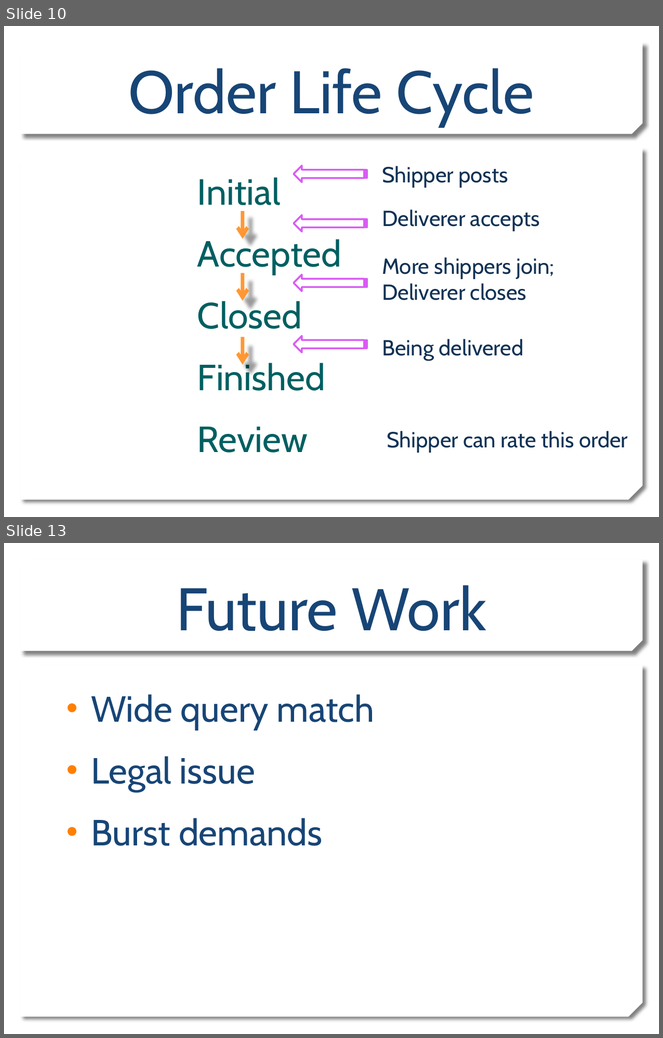
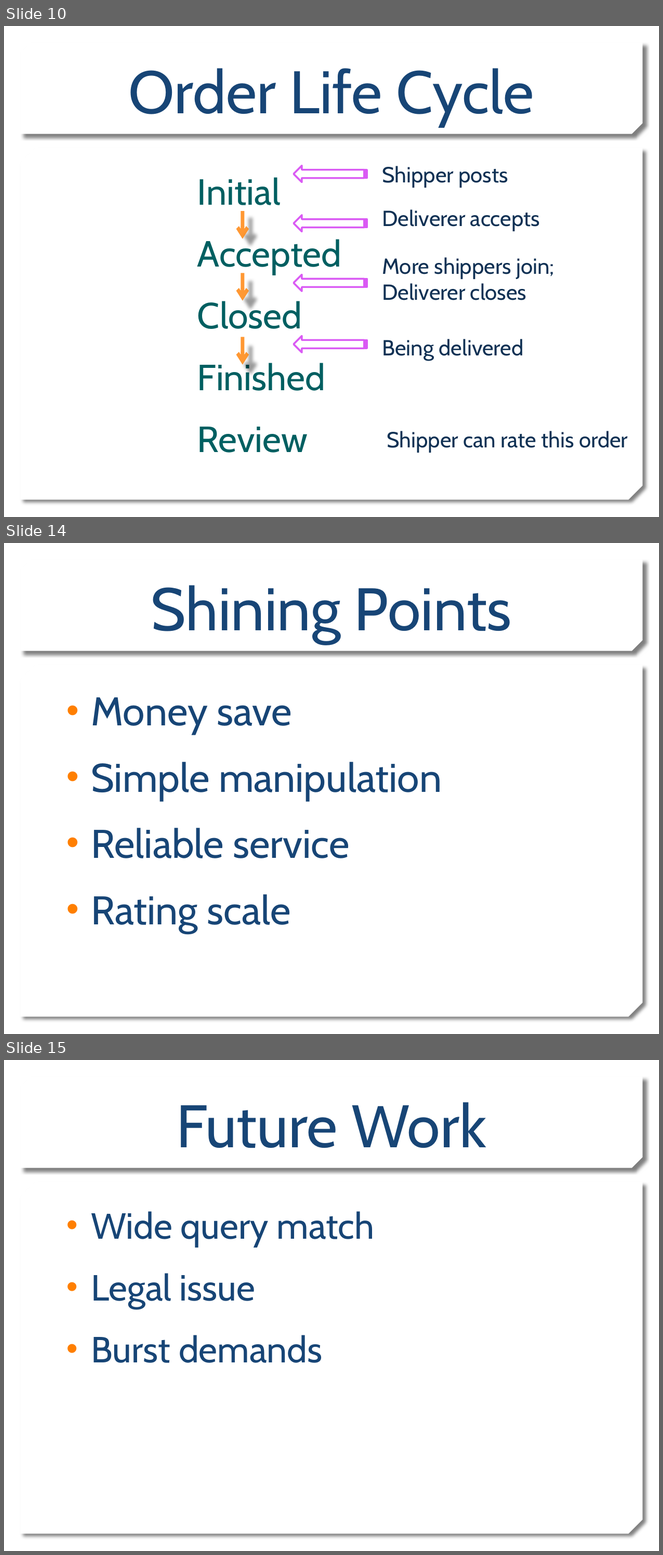
Before and after one commit to Lan-Yang/WeDeliver, a slide deck: demo/presentation.pptx. Shown one above the other, each under a label of ours: slides 10 and 13 before the commit, slides 10, 14 and 15 after it; the slides between them are not shown. The pictures are 663x1038 and 663x1555 pixels, drawn with LibreOffice and Linux fonts; fonts in the diff are those of the drawing; background and template pictures are left out. Boxes give left, top, right and bottom in pixels: in the first picture for what was removed or moved away, otherwise in the second. Text is boxed around its words. In the diff, an @@ line names an element or a change of style, - is before the commit and + after.

```diff
--- a/demo/presentation.pptx
+++ b/demo/presentation.pptx
@@ slide 14 added at box(4, 543, 659, 1034), background picture (left out); not listed: 2 template elements that a slide beside it also shows @@
@@ title added at box(151, 585, 512, 643), 66 pt, text #174576 @@
+Shining Points
@@ text added at box(91, 697, 442, 934), 44 pt, text #174576 @@
+• Money save
+• Simple manipulation
+• Reliable service
+• Rating scale
@@ what was slide 13 is now slide 15 @@
```
Also in this commit, not shown: 1 other slide added, 6 other files.
